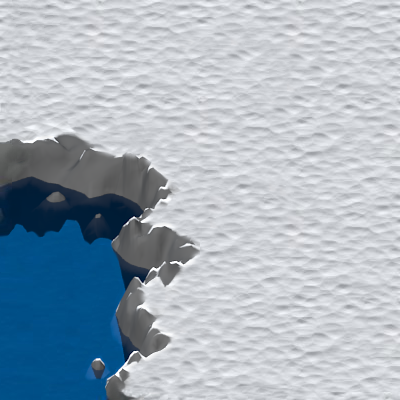
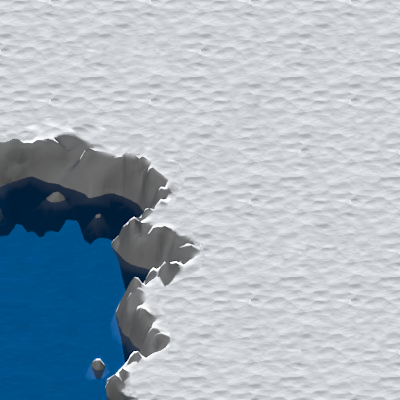
Two versions of the same layered image (400x400). Layer-by-layer changes:
painted on "Pasted Layer" over [0, 0, 400, 400]
